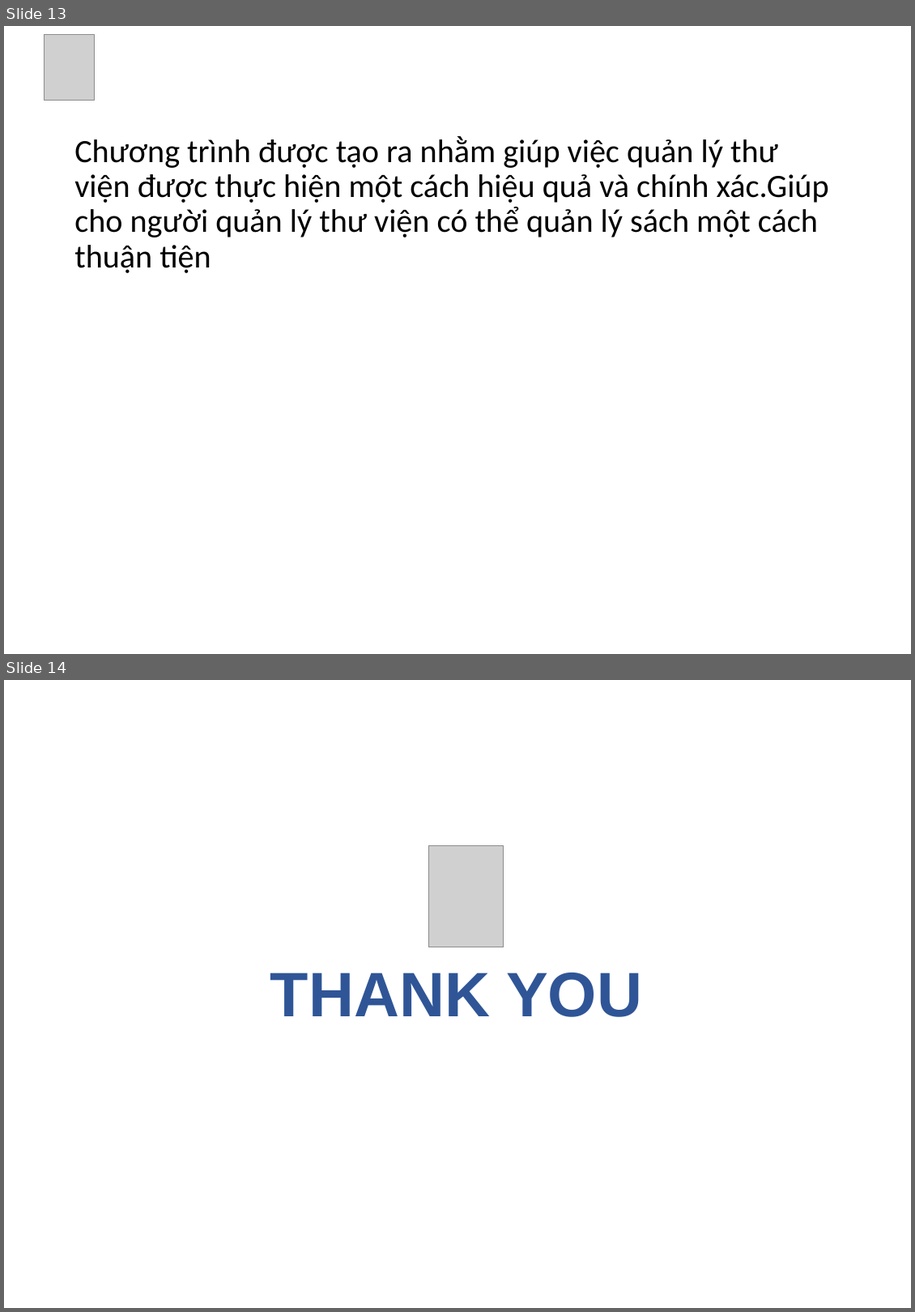
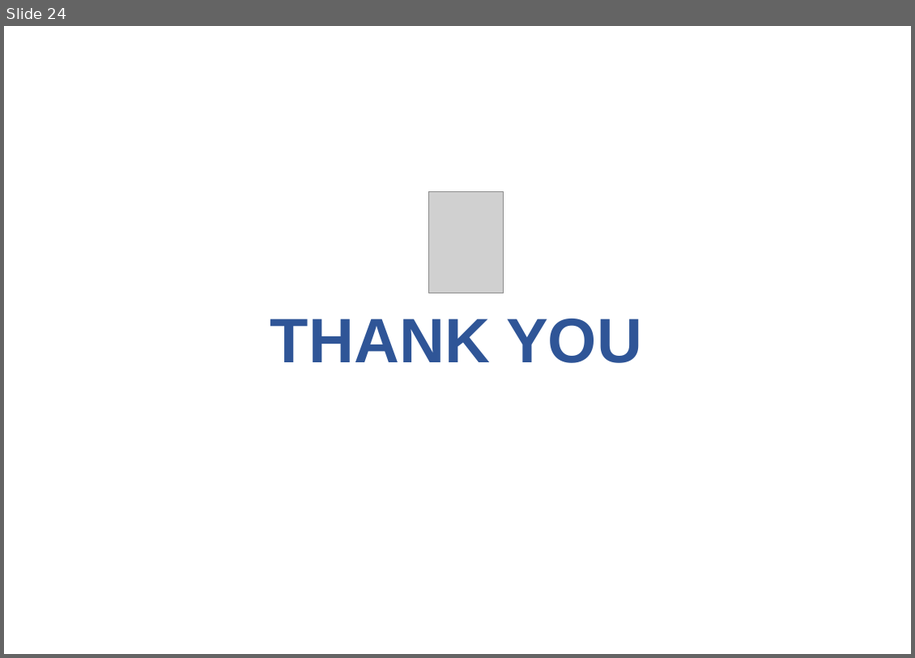
Before and after one commit to fudio/Final, a slide deck: KTLT-slide.pptx. Shown one above the other, each under a label of ours: slides 13 and 14 before the commit, slide 24 after it. The pictures are 915x1312 and 915x658 pixels, drawn with LibreOffice and Linux fonts; fonts in the diff are those of the drawing; grey boxes stand for pictures; background and template pictures are left out. Boxes give left, top, right and bottom in pixels: in the first picture for what was removed or moved away, otherwise in the second. Text is boxed around its words. In the diff, an @@ line names an element or a change of style, - is before the commit and + after.

```diff
--- a/KTLT-slide.pptx
+++ b/KTLT-slide.pptx
@@ slide 13 removed at [4,26,911,654], background picture (left out) @@
@@ picture removed at [44,34,95,101] @@
@@ text removed at [190,26,911,130] @@
-Kết Luận
@@ text removed at [74,136,829,273] @@
-Chương trình được tạo ra nhằm giúp việc quản lý thư viện được thực hiện một cách hiệu quả và chính xác.Giúp cho người quản lý thư viện có thể quản lý sách một cách thuận tiện
@@ what was slide 14 is now slide 24 @@
```
Also in this commit, not shown: 2 slides changed, 11 slides added.
